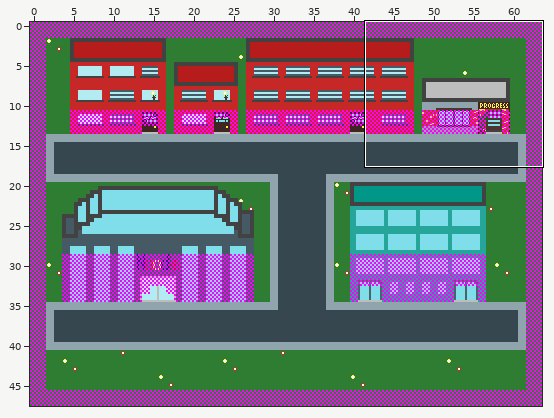
Level history. Tiled map: Sumimasen/core/assets/maps/map.tmx. Above: a wide view before the commit, with the close-up outlined.
Close-up. Before:
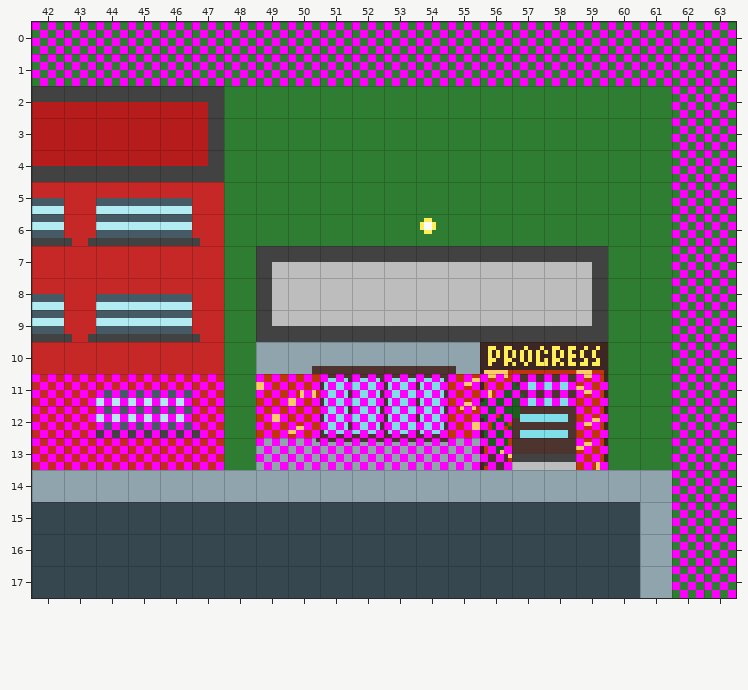
Cells are 8x8 px. Shown: x 42..63, y 0..17. The commit also changed other parts of the map, which this record leaves out.
After the commit:
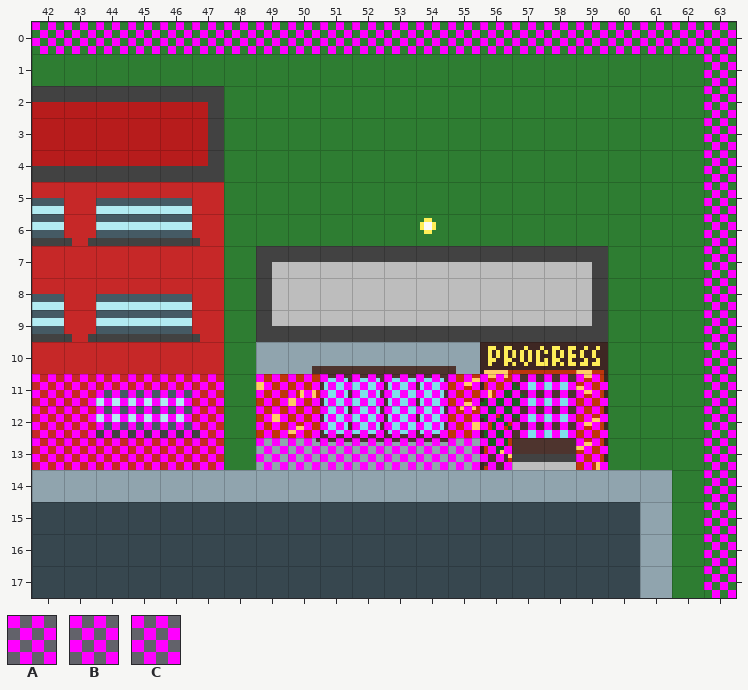
Key: from "tileset": A 128, B 129, C 192.
_ is an empty cell.
Difference:
Layer "Collision":
y 1: x 42..62 CBCBCBCBCBCBCBCBCBCBC -> _____________________
y 2: x 62 A -> _
y 3: x 62 C -> _
y 4: x 62 A -> _
y 5: x 62 C -> _
y 6: x 62 A -> _
y 7: x 62 C -> _
y 8: x 62 A -> _
y 9: x 62 C -> _
y 10: x 62 A -> _
y 11: x 62 C -> _
y 12: x 57..58 __ -> BB; x 62 A -> _
y 13: x 62 C -> _
y 14: x 62 A -> _
y 15: x 62 C -> _
y 16: x 62 A -> _
y 17: x 62 C -> _
Pixel boxes of the changes (left, top, right, bottom) in both close-ups:
changed: (32, 54, 704, 598)
